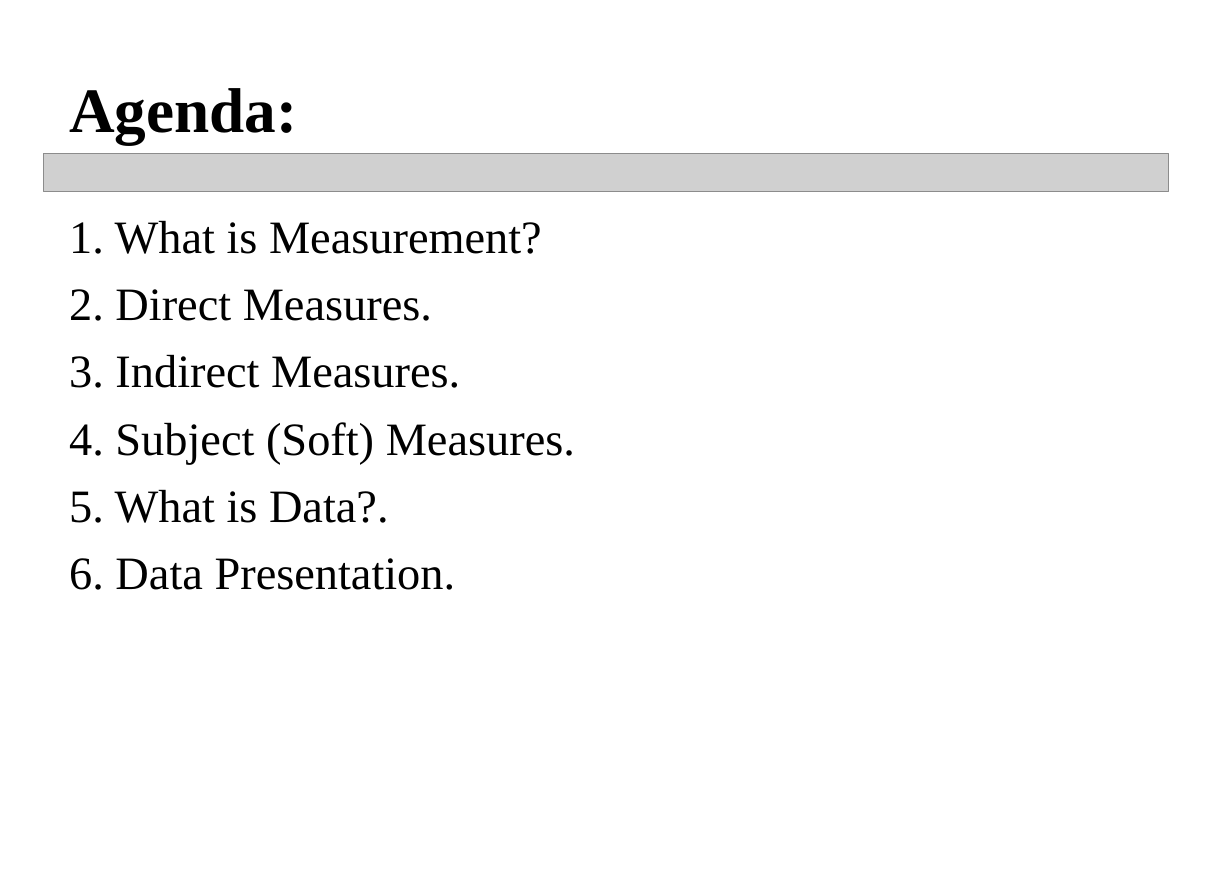
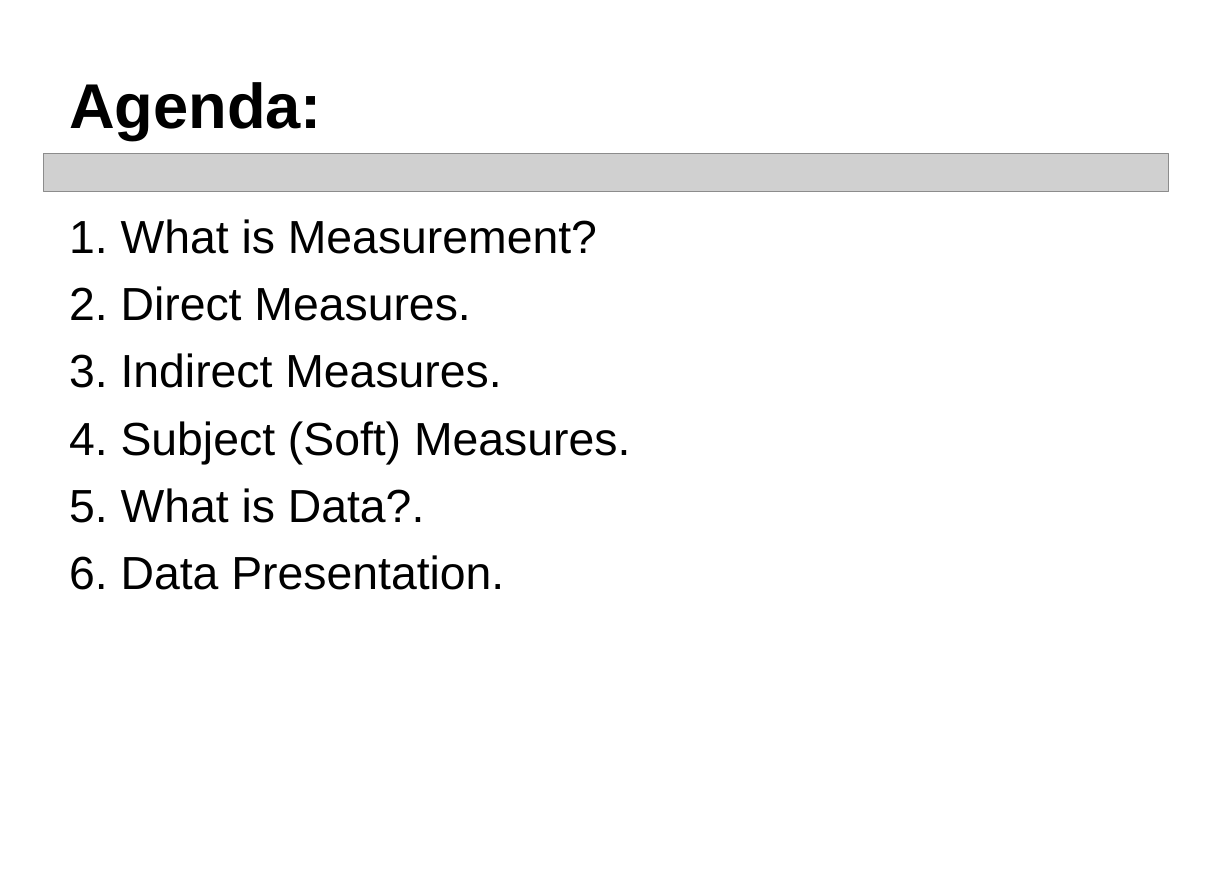
Before and after one commit to daotk/cdkpt, a slide deck: slide 2 of Anh Van/PPT_ThuyetTrinhAnhVan.ppt. Drawn at 1232x871 pixels with LibreOffice and Linux fonts; fonts in the diff are those of the drawing; grey boxes stand for pictures. Boxes give left, top, right and bottom in pixels: in the first picture for what was removed or moved away, otherwise in the second. Text is boxed around its words. In the diff, an @@ line names an element or a change of style, - is before the commit and + after.

```diff
--- a/Anh Van/PPT_ThuyetTrinhAnhVan.ppt
+++ b/Anh Van/PPT_ThuyetTrinhAnhVan.ppt
@@ title "Agenda:" at box(69, 82, 322, 140): font Times New Roman to Arial @@
@@ text "1. What is Measurement?" at box(69, 219, 630, 590): font Times New Roman to Arial @@
```
